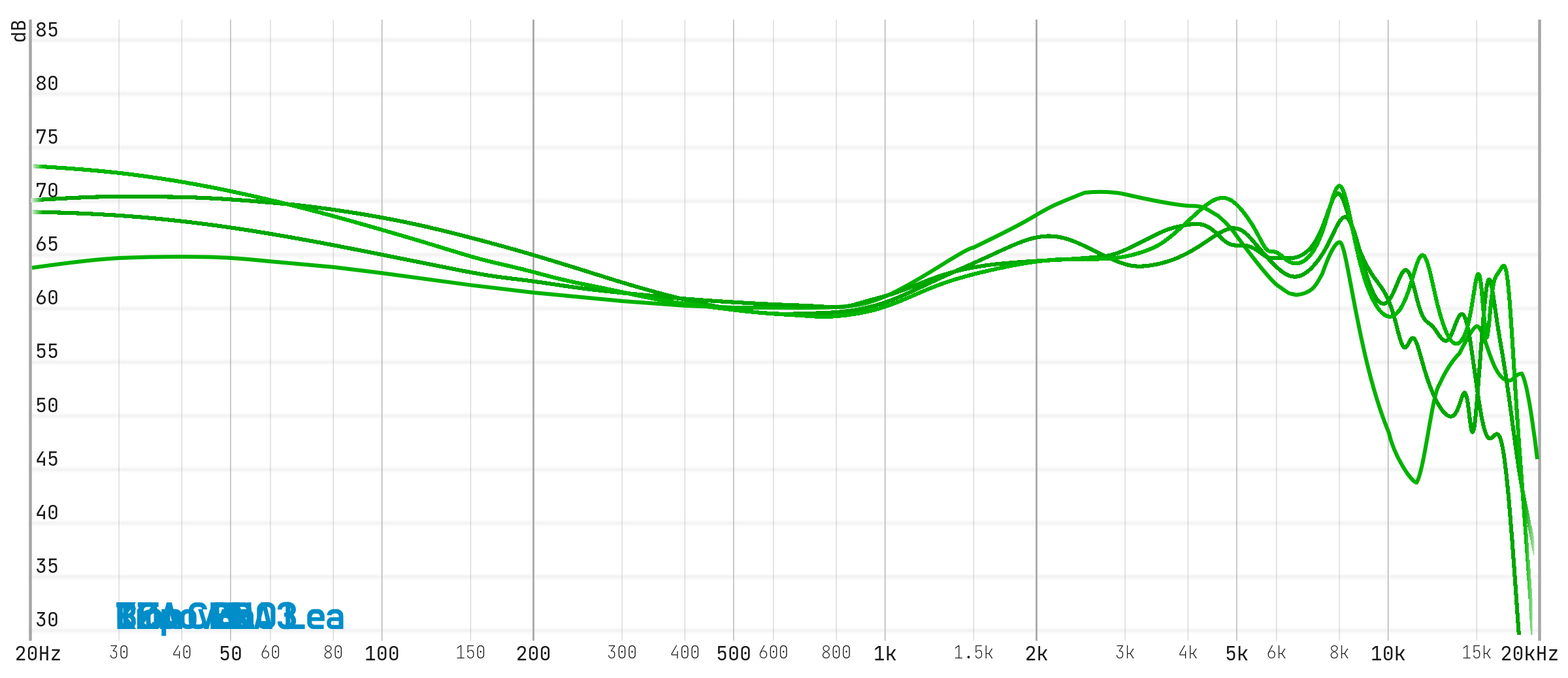
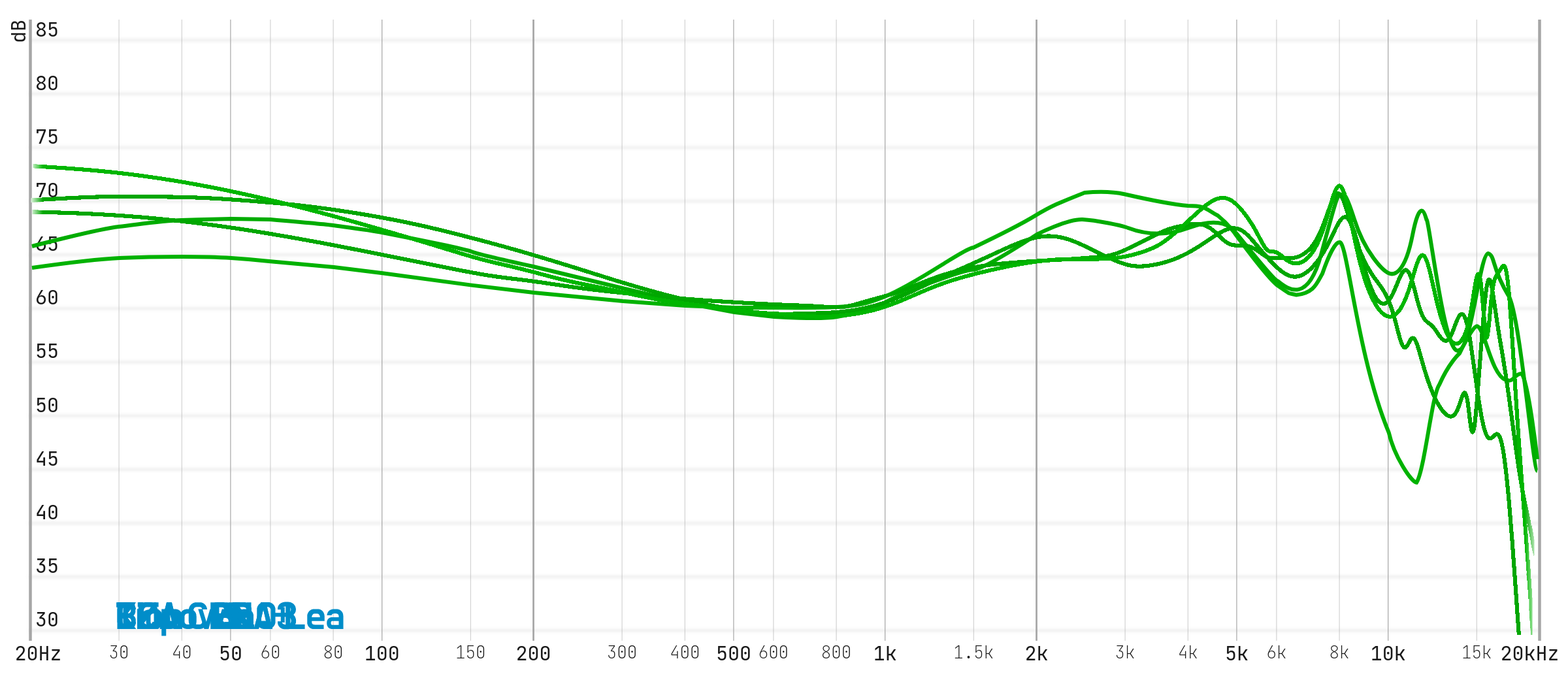
Two versions of the same layered image (1568px x 678px). Layer-by-layer changes:
added group "CCA CRA+" with 2 layers above "BG" over (x1=116, y1=602, x2=287, y2=630)
added layer "Text" (5th of 5, in "CCA CRA+") in group "CCA CRA+" over (x1=116, y1=602, x2=287, y2=630)
